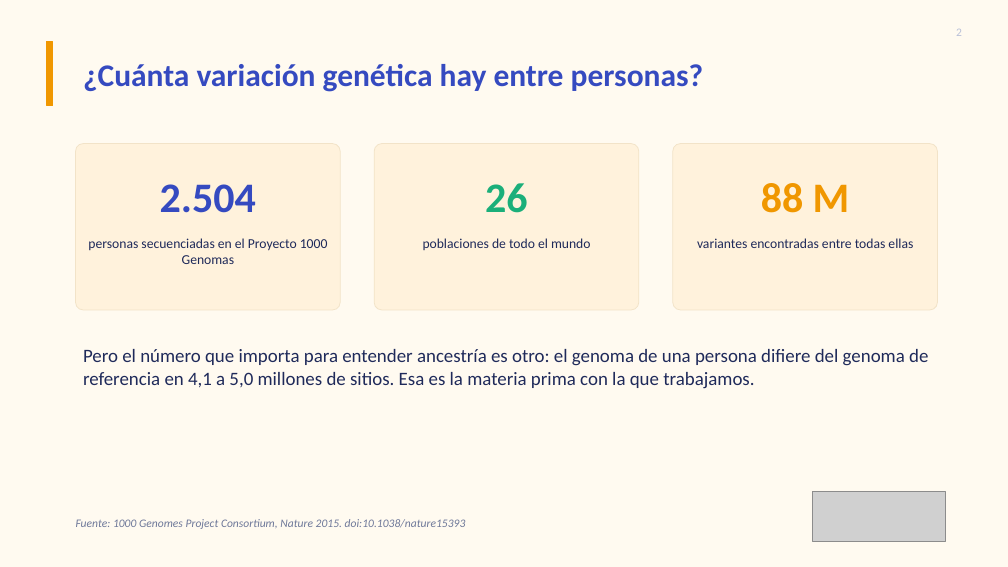
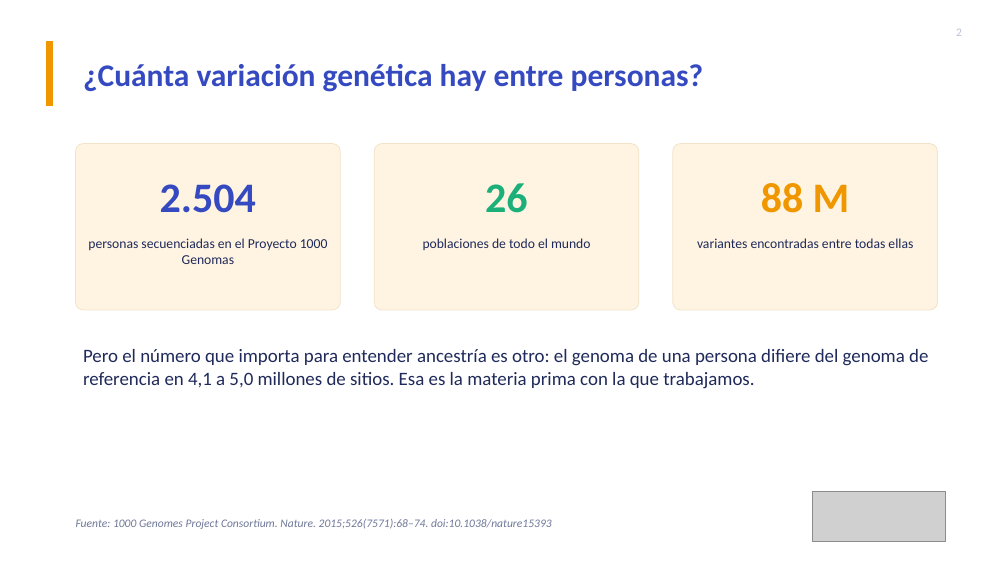
Before and after one commit to YTZ27/curso-ancestria, a slide deck: slide 2 of teoria/Modulo_1_Fundamentos.pptx. Drawn at 1008x567 pixels with LibreOffice and Linux fonts; fonts in the diff are those of the drawing; grey boxes stand for pictures. Boxes give left, top, right and bottom in pixels: in the first picture for what was removed or moved away, otherwise in the second. Text is boxed around its words. In the diff, an @@ line names an element or a change of style, - is before the commit and + after.

```diff
--- a/teoria/Modulo_1_Fundamentos.pptx
+++ b/teoria/Modulo_1_Fundamentos.pptx
@@ background #FFFAF0 to #FFFFFF @@
@@ fill #FFF2DC to #FFF4E2 in 3 elements at (76, 144, 340, 310), (374, 144, 639, 310), (673, 144, 938, 310) @@
@@ text at (76, 519, 552, 529): text changed @@
-Fuente: 1000 Genomes Project Consortium, Nature 2015. doi:10.1038/nature15393
+Fuente: 1000 Genomes Project Consortium. Nature. 2015;526(7571):68–74. doi:10.1038/nature15393
```
Also in this commit, not shown: 10 other slides changed, 2 slides added, 3 other files.
